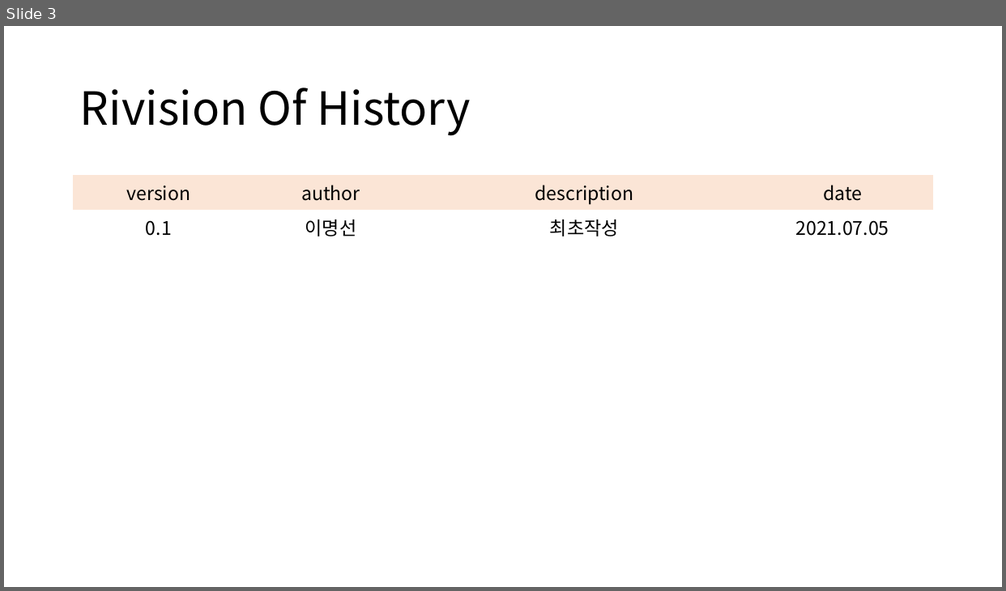
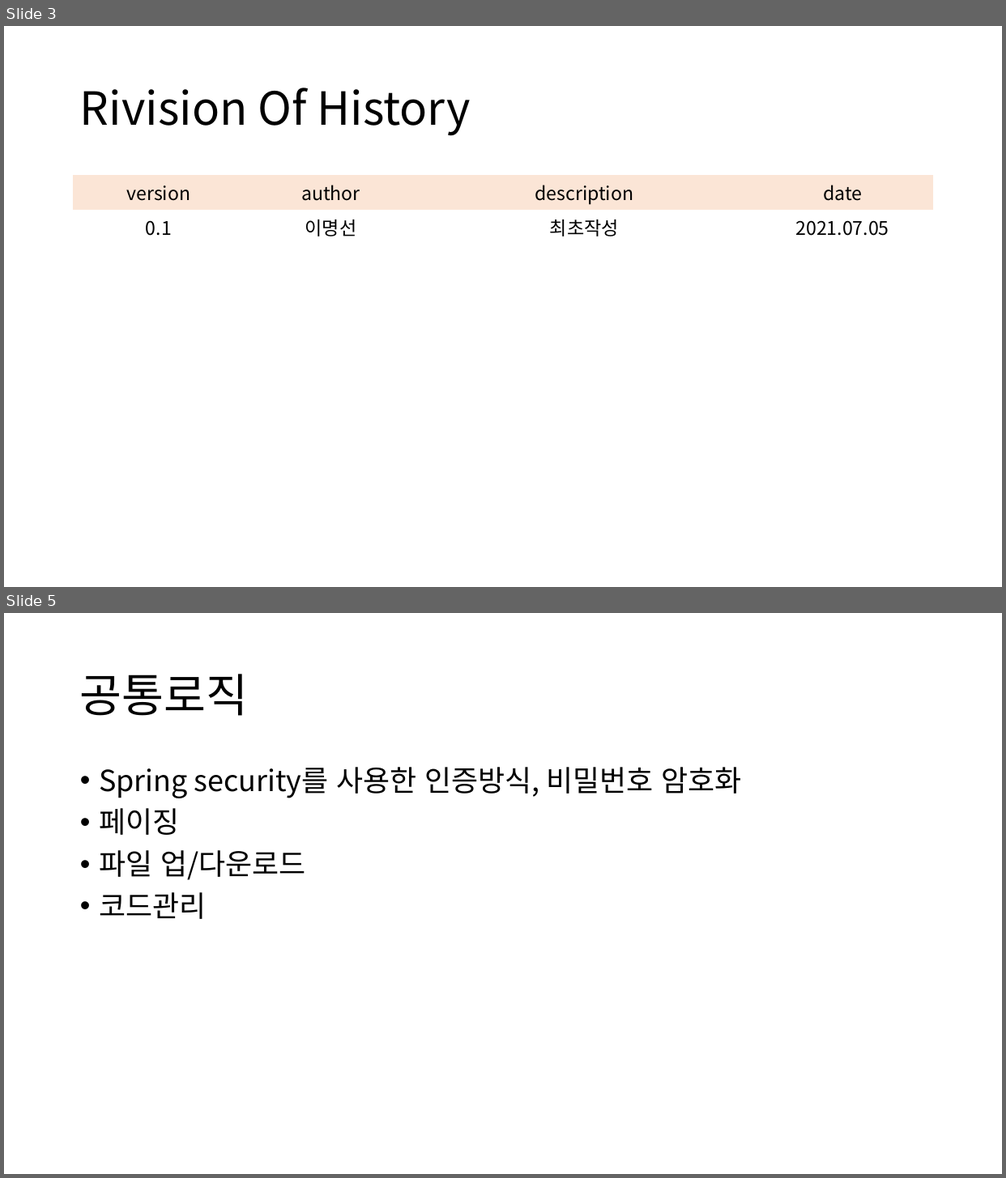
Before and after one commit to MyungsunLee/Basic, a slide deck: Basic Project.pptx. Shown one above the other, each under a label of ours: slide 3 before the commit, slides 3 and 5 after it; the slides between them are not shown. The pictures are 1006x591 and 1006x1178 pixels, drawn with LibreOffice and Linux fonts; fonts in the diff are those of the drawing. Boxes give left, top, right and bottom in pixels: in the first picture for what was removed or moved away, otherwise in the second. Text is boxed around its words. In the diff, an @@ line names an element or a change of style, - is before the commit and + after.

```diff
--- a/Basic Project.pptx
+++ b/Basic Project.pptx
@@ slide 5 added at (4,613,1002,1174), background #FFFFFF @@
@@ title added at (80,674,249,716), 44 pt, text #000000 @@
+공통로직
@@ text added at (99,767,742,919), 28 pt, text #000000 @@
+• Spring security를 사용한 인증방식, 비밀번호 암호화
+• 페이징
+• 파일 업/다운로드
+• 코드관리
```
Also in this commit, not shown: 1 slide changed, 7 other slides added, 2 slides removed, 2 other files.
